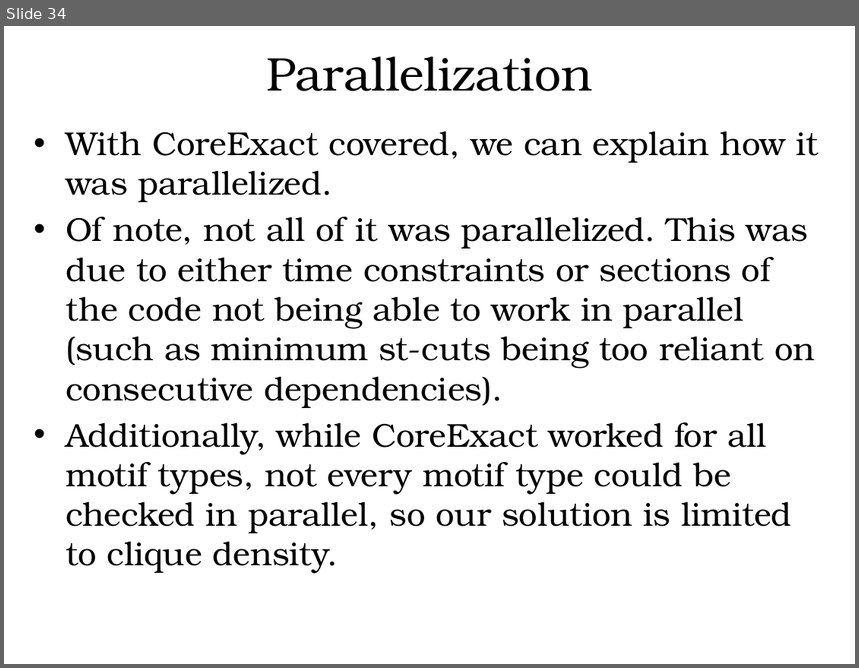
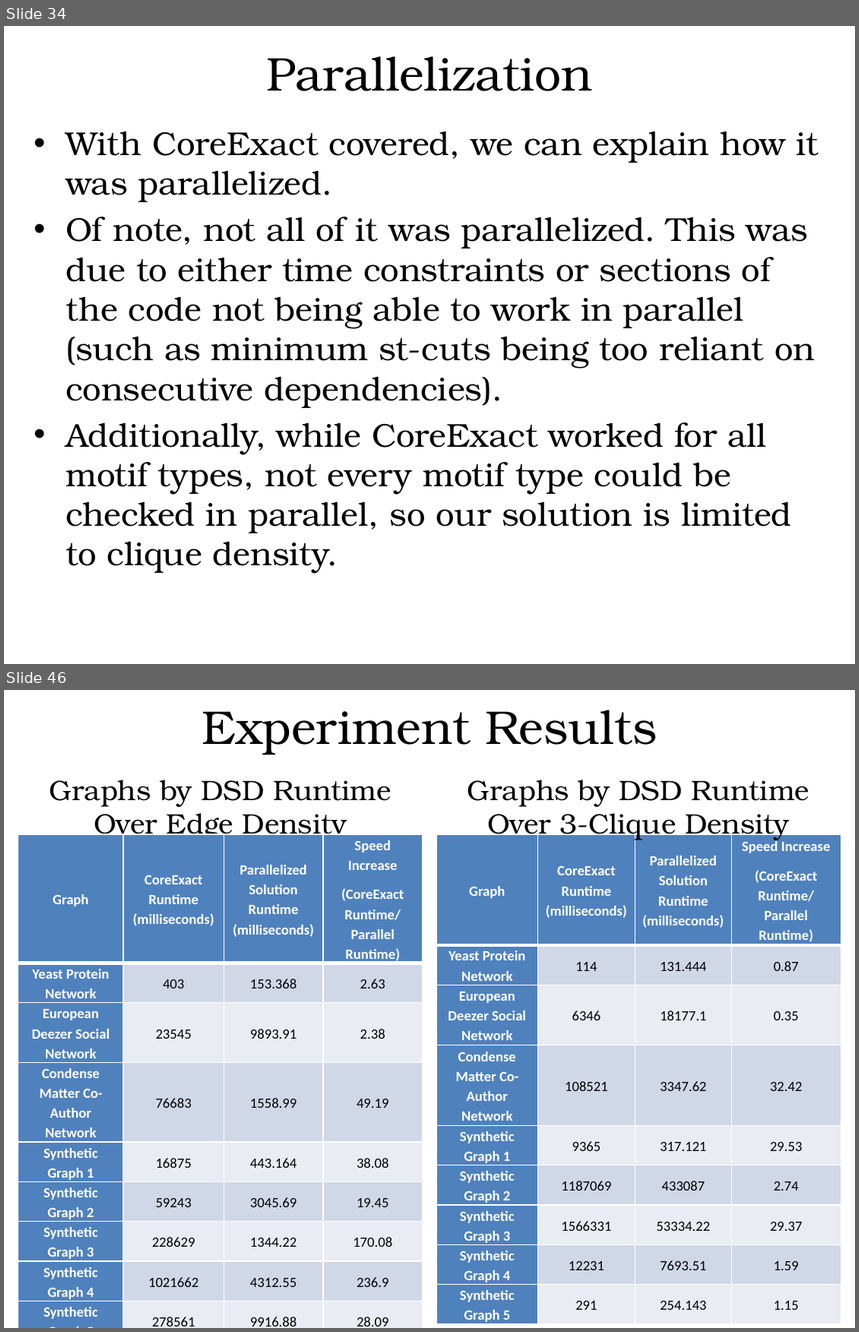
Before and after one commit to hgareau/DensestSubgraphDiscovery, a slide deck: Thesis Defense Presentation.pptx. Shown one above the other, each under a label of ours: slide 34 before the commit, slides 34 and 46 after it; the slides between them are not shown. The pictures are 859x668 and 859x1332 pixels, drawn with LibreOffice and Linux fonts; fonts in the diff are those of the drawing; background and template pictures are left out. Boxes give left, top, right and bottom in pixels: in the first picture for what was removed or moved away, otherwise in the second. Text is boxed around its words. In the diff, an @@ line names an element or a change of style, - is before the commit and + after.

```diff
--- a/Thesis Defense Presentation.pptx
+++ b/Thesis Defense Presentation.pptx
@@ slide 46 added at box(4, 690, 855, 1328), background #FFFFFF @@
@@ text added at box(202, 710, 658, 755), 40 pt, text #000000 @@
+Experiment Results
@@ text added at box(50, 780, 392, 841), 23.8 pt, text #000000 @@
+Graphs by DSD Runtime Over Edge Density
@@ text added at box(468, 780, 810, 841), 23.8 pt, text #000000 @@
+Graphs by DSD Runtime Over 3-Clique Density
@@ table added at box(18, 834, 424, 1328), 9 rows, 4 columns @@
+Graph | CoreExact Runtime (milliseconds) | Parallelized Solution Runtime (milliseconds) | Speed Increase / (CoreExact Runtime/ Parallel Runtime)
+Yeast Protein Network | 403 | 153.368 | 2.63
+European Deezer Social Network | 23545 | 9893.91 | 2.38
+Condense Matter Co-Author Network | 76683 | 1558.99 | 49.19
+Synthetic Graph 1 | 16875 | 443.164 | 38.08
+Synthetic Graph 2 | 59243 | 3045.69 | 19.45
+Synthetic Graph 3 | 228629 | 1344.22 | 170.08
+Synthetic Graph 4 | 1021662 | 4312.55 | 236.9
+Synthetic Graph 5 | 278561 | 9916.88 | 28.09
@@ table added at box(436, 834, 842, 1328), 9 rows, 4 columns @@
+Graph | CoreExact Runtime (milliseconds) | Parallelized Solution Runtime (milliseconds) | Speed Increase / (CoreExact Runtime/ Parallel Runtime)
+Yeast Protein Network | 114 | 131.444 | 0.87
+European Deezer Social Network | 6346 | 18177.1 | 0.35
+Condense Matter Co-Author Network | 108521 | 3347.62 | 32.42
+Synthetic Graph 1 | 9365 | 317.121 | 29.53
+Synthetic Graph 2 | 1187069 | 433087 | 2.74
+Synthetic Graph 3 | 1566331 | 53334.22 | 29.37
+Synthetic Graph 4 | 12231 | 7693.51 | 1.59
+Synthetic Graph 5 | 291 | 254.143 | 1.15
```
Also in this commit, not shown: 12 other slides added, 4 slides removed, 1 other file.
